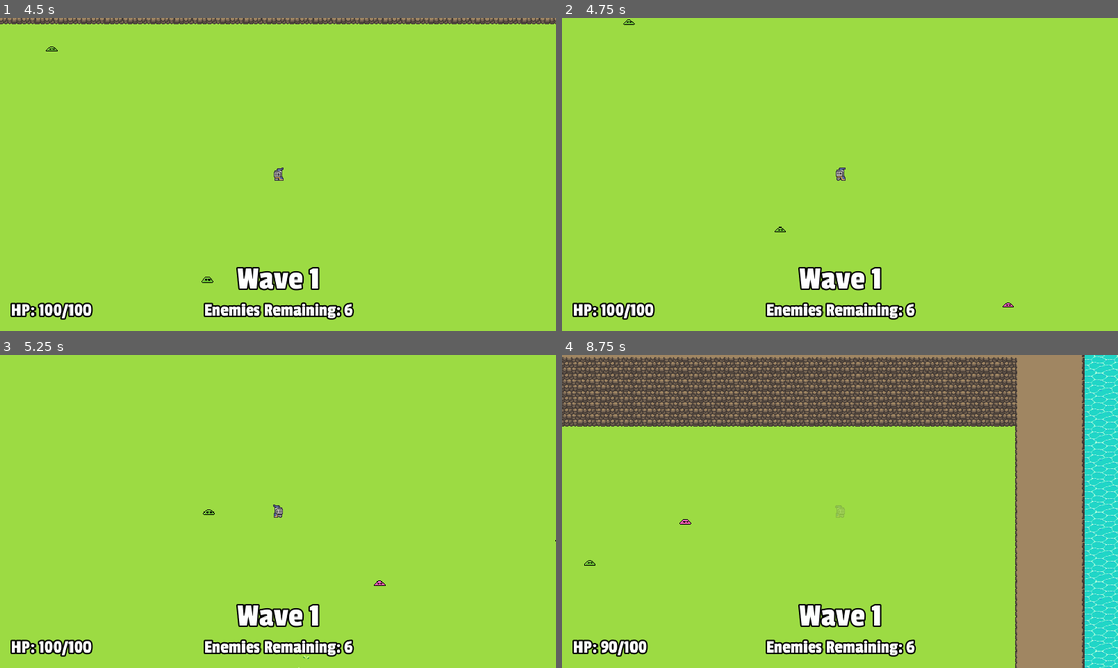
Above: before the commit, frames 1-4 (two rows, left to right).
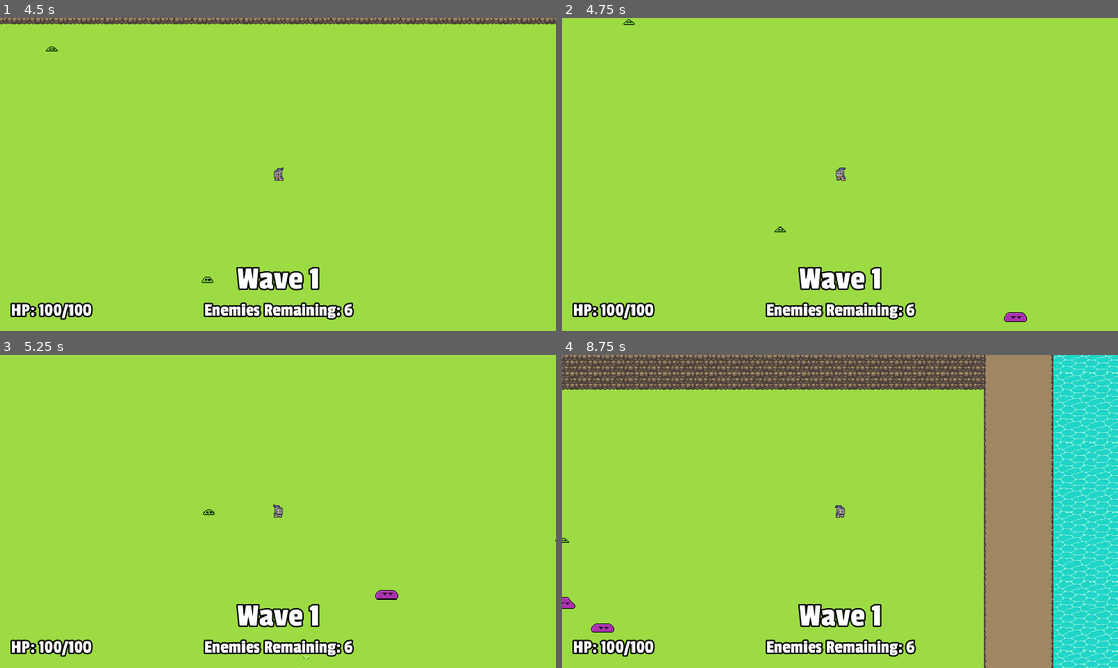
Above: after the commit, the same moments.

Repository: stuson/go-godot-4-game-jam
Game: Godot game, scene res://ui/MainMenu.tscn
Two runs of this game, one before a commit and one after it. Both use one fixed random seed, a clock stepped at 60 frames per second and the inputs below.
Inputs (mouse positions are in pixels of both pictures, inside the frame that each line leads up to):
- Up to frame 1 (4.5 s): click "Start Game" at 0.5 s; tap Enter at 1.25 s; move the mouse to (250, 237) at 1.27 s; press the mouse at (250, 237) at 1.28 s; hold W (move_up) 1.28-2.78 s; move the mouse to (444, 221) at 2.02 s; release the mouse at (444, 221) at 2.03 s; tap Space (roll) at 2.1, 3.6 s; move the mouse to (111, 127) at 2.77 s; press the mouse at (111, 127) at 2.78 s; hold A (move_left) 2.78-4.28 s; move the mouse to (305, 174) at 3.52 s; release the mouse at (305, 174) at 3.53 s; move the mouse to (194, 96) at 4.27 s; press the mouse at (194, 96) at 4.28 s; hold S (move_down) from 4.28 s (still down)
- Up to frame 2 (4.75 s): keep holding S (move_down)
- Up to frame 3 (5.25 s): move the mouse to (400, 495) at 5.02 s; release S (move_down) at 5.03 s; release the mouse at (400, 495) at 5.03 s; hold D (move_right) from 5.03 s (still down); tap Space (roll) at 5.1 s
- Up to frame 4 (8.75 s): move the mouse to (728, 527) at 5.77 s; release D (move_right) at 5.78 s; press the mouse at (728, 527) at 5.78 s; hold W (move_up) 5.78-6.53 s; move the mouse to (895, 442) at 6.52 s; release the mouse at (895, 442) at 6.53 s; hold D (move_right) from 6.53 s (still down); tap Space (roll) at 6.6, 8.1 s; move the mouse to (812, 574) at 7.27 s; press the mouse at (812, 574) at 7.28 s; move the mouse to (1006, 558) at 8.02 s; release the mouse at (1006, 558) at 8.03 s

Frame 1 is identical in both runs. In frame 2, 0.1% of the frame differs, in the area x 79-84%, y 90-98%; in frame 3, 0.1%; in frame 4, 29%, in the area x 0-100%, y 0-100%.

Commit message:
update duplicator to palette swap tank

Diff:
--- a/characters/enemies/duplicator_enemy/DuplicatorEnemy.tscn
+++ b/characters/enemies/duplicator_enemy/DuplicatorEnemy.tscn
@@ -30,177 +30,193 @@
 
 [sub_resource type="AtlasTexture" id=46]
 atlas = ExtResource( 7 )
-region = Rect2( 0, 0, 16, 16 )
+region = Rect2( 0, 0, 32, 32 )
 
 [sub_resource type="AtlasTexture" id=47]
 atlas = ExtResource( 7 )
-region = Rect2( 16, 0, 16, 16 )
+region = Rect2( 32, 0, 32, 32 )
 
 [sub_resource type="AtlasTexture" id=48]
 atlas = ExtResource( 7 )
-region = Rect2( 32, 0, 16, 16 )
+region = Rect2( 64, 0, 32, 32 )
 
 [sub_resource type="AtlasTexture" id=49]
 atlas = ExtResource( 7 )
-region = Rect2( 48, 0, 16, 16 )
+region = Rect2( 96, 0, 32, 32 )
 
 [sub_resource type="AtlasTexture" id=50]
 atlas = ExtResource( 7 )
-region = Rect2( 64, 0, 16, 16 )
+region = Rect2( 128, 0, 32, 32 )
 
 [sub_resource type="AtlasTexture" id=51]
 atlas = ExtResource( 7 )
-region = Rect2( 80, 0, 16, 16 )
+region = Rect2( 160, 0, 32, 32 )
 
 [sub_resource type="AtlasTexture" id=52]
 atlas = ExtResource( 7 )
-region = Rect2( 96, 0, 16, 16 )
+region = Rect2( 192, 0, 32, 32 )
 
 [sub_resource type="AtlasTexture" id=53]
 atlas = ExtResource( 7 )
-region = Rect2( 112, 0, 16, 16 )
+region = Rect2( 224, 0, 32, 32 )
 
 [sub_resource type="AtlasTexture" id=54]
 atlas = ExtResource( 7 )
-region = Rect2( 128, 0, 16, 16 )
+region = Rect2( 256, 0, 32, 32 )
 
 [sub_resource type="AtlasTexture" id=55]
 atlas = ExtResource( 7 )
-region = Rect2( 144, 0, 16, 16 )
+region = Rect2( 288, 0, 32, 32 )
 
 [sub_resource type="AtlasTexture" id=56]
 atlas = ExtResource( 7 )
-region = Rect2( 160, 0, 16, 16 )
+region = Rect2( 320, 0, 32, 32 )
 
 [sub_resource type="AtlasTexture" id=57]
 atlas = ExtResource( 7 )
-region = Rect2( 176, 0, 16, 16 )
+region = Rect2( 352, 0, 32, 32 )
 
 [sub_resource type="AtlasTexture" id=58]
 atlas = ExtResource( 7 )
-region = Rect2( 192, 0, 16, 16 )
+region = Rect2( 384, 0, 32, 32 )
 
 [sub_resource type="AtlasTexture" id=59]
 atlas = ExtResource( 7 )
-region = Rect2( 208, 0, 16, 16 )
+region = Rect2( 416, 0, 32, 32 )
 
 [sub_resource type="AtlasTexture" id=60]
 atlas = ExtResource( 7 )
-region = Rect2( 224, 0, 16, 16 )
+region = Rect2( 448, 0, 32, 32 )
 
 [sub_resource type="AtlasTexture" id=61]
 atlas = ExtResource( 7 )
-region = Rect2( 240, 0, 16, 16 )
+region = Rect2( 480, 0, 32, 32 )
 
 [sub_resource type="AtlasTexture" id=62]
 atlas = ExtResource( 7 )
-region = Rect2( 256, 0, 16, 16 )
+region = Rect2( 512, 0, 32, 32 )
 
 [sub_resource type="AtlasTexture" id=63]
 atlas = ExtResource( 7 )
-region = Rect2( 272, 0, 16, 16 )
+region = Rect2( 544, 0, 32, 32 )
 
 [sub_resource type="AtlasTexture" id=64]
 atlas = ExtResource( 7 )
-region = Rect2( 288, 0, 16, 16 )
+region = Rect2( 576, 0, 32, 32 )
 
 [sub_resource type="AtlasTexture" id=65]
 atlas = ExtResource( 7 )
-region = Rect2( 304, 0, 16, 16 )
+region = Rect2( 608, 0, 32, 32 )
 
 [sub_resource type="AtlasTexture" id=66]
 atlas = ExtResource( 7 )
-region = Rect2( 320, 0, 16, 16 )
+region = Rect2( 640, 0, 32, 32 )
 
 [sub_resource type="AtlasTexture" id=67]
 atlas = ExtResource( 7 )
-region = Rect2( 336, 0, 16, 16 )
+region = Rect2( 672, 0, 32, 32 )
 
 [sub_resource type="AtlasTexture" id=68]
-atlas = ExtResource( 3 )
-region = Rect2( 0, 0, 16, 16 )
+atlas = ExtResource( 7 )
+region = Rect2( 704, 0, 32, 32 )
 
 [sub_resource type="AtlasTexture" id=69]
 atlas = ExtResource( 3 )
-region = Rect2( 16, 0, 16, 16 )
+region = Rect2( 0, 0, 32, 32 )
 
 [sub_resource type="AtlasTexture" id=70]
 atlas = ExtResource( 3 )
-region = Rect2( 32, 0, 16, 16 )
+region = Rect2( 32, 0, 32, 32 )
 
 [sub_resource type="AtlasTexture" id=71]
 atlas = ExtResource( 3 )
-region = Rect2( 48, 0, 16, 16 )
+region = Rect2( 64, 0, 32, 32 )
 
 [sub_resource type="AtlasTexture" id=72]
 atlas = ExtResource( 3 )
-region = Rect2( 64, 0, 16, 16 )
+region = Rect2( 96, 0, 32, 32 )
 
 [sub_resource type="AtlasTexture" id=73]
 atlas = ExtResource( 3 )
-region = Rect2( 80, 0, 16, 16 )
+region = Rect2( 128, 0, 32, 32 )
 
 [sub_resource type="AtlasTexture" id=74]
 atlas = ExtResource( 3 )
-region = Rect2( 96, 0, 16, 16 )
+region = Rect2( 160, 0, 32, 32 )
 
 [sub_resource type="AtlasTexture" id=75]
 atlas = ExtResource( 3 )
-region = Rect2( 112, 0, 16, 16 )
+region = Rect2( 192, 0, 32, 32 )
 
 [sub_resource type="AtlasTexture" id=76]
-atlas = ExtResource( 6 )
-region = Rect2( 0, 0, 16, 16 )
+atlas = ExtResource( 3 )
+region = Rect2( 224, 0, 32, 32 )
 
 [sub_resource type="AtlasTexture" id=77]
-atlas = ExtResource( 6 )
-region = Rect2( 16, 0, 16, 16 )
+atlas = ExtResource( 3 )
+region = Rect2( 256, 0, 32, 32 )
 
 [sub_resource type="AtlasTexture" id=78]
 atlas = ExtResource( 6 )
-region = Rect2( 32, 0, 16, 16 )
+region = Rect2( 0, 0, 32, 32 )
 
 [sub_resource type="AtlasTexture" id=79]
 atlas = ExtResource( 6 )
-region = Rect2( 48, 0, 16, 16 )
+region = Rect2( 32, 0, 32, 32 )
 
 [sub_resource type="AtlasTexture" id=80]
 atlas = ExtResource( 6 )
-region = Rect2( 64, 0, 16, 16 )
+region = Rect2( 64, 0, 32, 32 )
 
 [sub_resource type="AtlasTexture" id=81]
 atlas = ExtResource( 6 )
-region = Rect2( 80, 0, 16, 16 )
+region = Rect2( 96, 0, 32, 32 )
 
 [sub_resource type="AtlasTexture" id=82]
 atlas = ExtResource( 6 )
-region = Rect2( 96, 0, 16, 16 )
+region = Rect2( 128, 0, 32, 32 )
+
+[sub_resource type="AtlasTexture" id=83]
+atlas = ExtResource( 6 )
+region = Rect2( 160, 0, 32, 32 )
+
+[sub_resource type="AtlasTexture" id=84]
+atlas = ExtResource( 6 )
+region = Rect2( 192, 0, 32, 32 )
+
+[sub_resource type="AtlasTexture" id=85]
+atlas = ExtResource( 6 )
+region = Rect2( 224, 0, 32, 32 )
+
+[sub_resource type="AtlasTexture" id=86]
+atlas = ExtResource( 6 )
+region = Rect2( 256, 0, 32, 32 )
 
 [sub_resource type="SpriteFrames" id=41]
 animations = [ {
-"frames": [ SubResource( 46 ), SubResource( 47 ), SubResourc …(328 unchanged characters)…  ), SubResource( 66 ), SubResource( 67 ) ],
+"frames": [ SubResource( 46 ), SubResource( 47 ), SubResourc …(328 unchanged characters)…  ), SubResource( 66 ), SubResource( 67 ), SubResource( 68 ) ],
 "loop": true,
 "name": "default",
 "speed": 16.0
 }, {
-"frames": [ SubResource( 68 ), SubResource( 69 ), SubResource( 70 ), SubResource( 71 ), SubResource( 72 ), SubResource( 73 ), SubResource( 74 ), SubResource( 75 ) ],
+"frames": [ SubResource( 69 ), SubResource( 70 ), SubResource( 71 ), SubResource( 72 ), SubResource( 73 ), SubResource( 74 ), SubResource( 75 ), SubResource( 76 ), SubResource( 77 ) ],
 "loop": true,
 "name": "die",
 "speed": 16.0
 }, {
-"frames": [ SubResource( 76 ), SubResource( 77 ), SubResource( 78 ), SubResource( 79 ), SubResource( 80 ), SubResource( 81 ), SubResource( 82 ) ],
+"frames": [ SubResource( 78 ), SubResource( 79 ), SubResource( 80 ), SubResource( 81 ), SubResource( 82 ), SubResource( 83 ), SubResource( 84 ), SubResource( 85 ), SubResource( 86 ) ],
 "loop": true,
 "name": "walk",
 "speed": 16.0
 } ]
 
 [sub_resource type="CapsuleShape2D" id=42]
-radius = 4.0
-height = 10.0
+radius = 7.99998
+height = 18.0
 
 [sub_resource type="CapsuleShape2D" id=43]
-radius = 4.0
-height = 0.0
+radius = 8.0
+height = 6.0
 
 [sub_resource type="Animation" id=44]
 length = 0.001
@@ -247,10 +263,10 @@
 [node name="AnimatedSprite" type="AnimatedSprite" parent="."]
 material = ExtResource( 5 )
 frames = SubResource( 41 )
-frame = 13
+frame = 21
 playing = true
 centered = false
-offset = Vector2( -8, -12 )
+offset = Vector2( -16, -24 )
 
 [node name="HurtBox" type="CollisionShape2D" parent="."]
 rotation = 1.5708
Binary file changed: assets/DuplicatorEnemy/die.png
Binary file changed: assets/DuplicatorEnemy/idle.png
Binary file changed: assets/DuplicatorEnemy/walking.png
Not shown: 1 places in characters/enemies/duplicator_enemy/DuplicatorEnemy.tscn that only renumber resources
